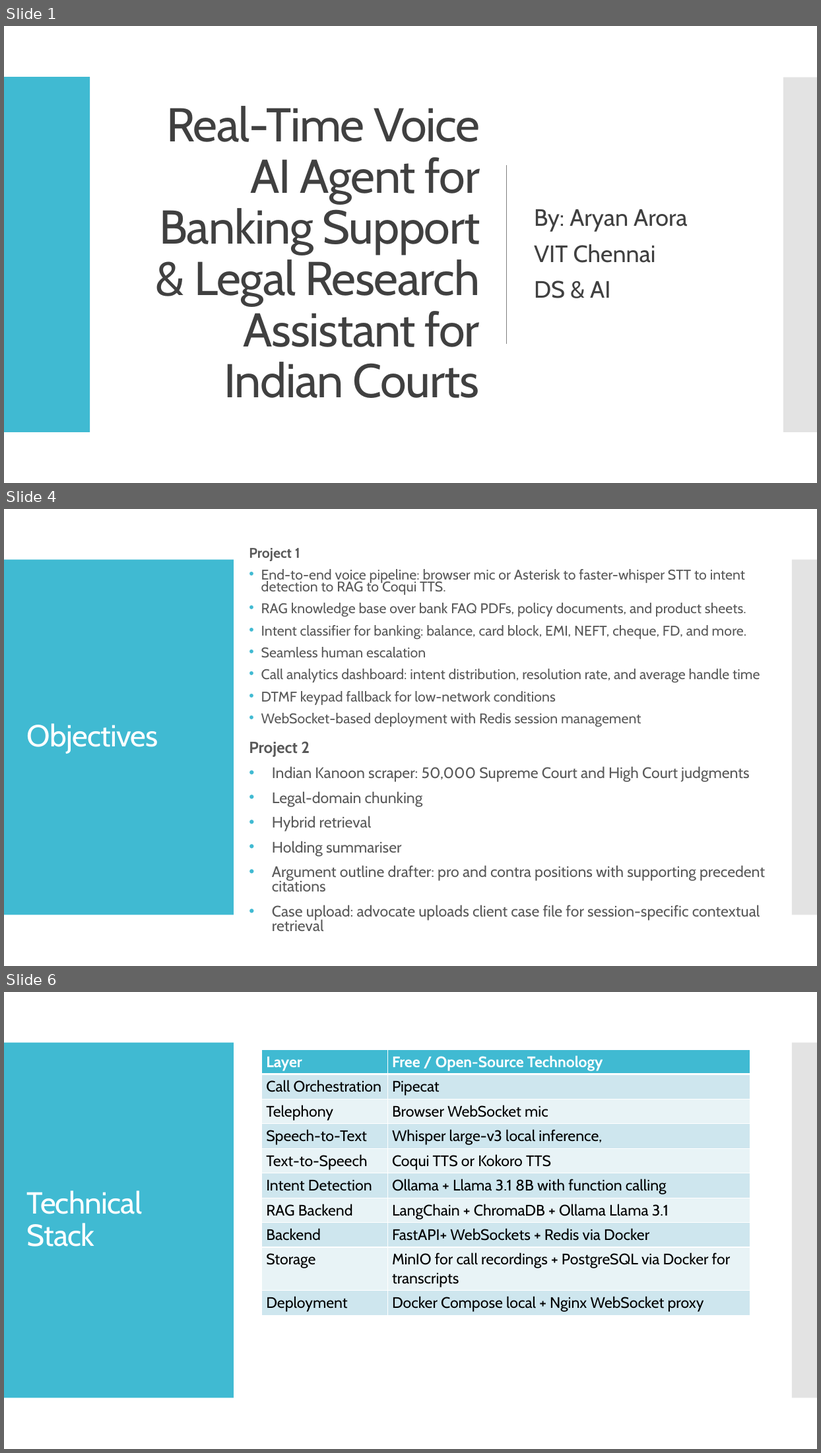
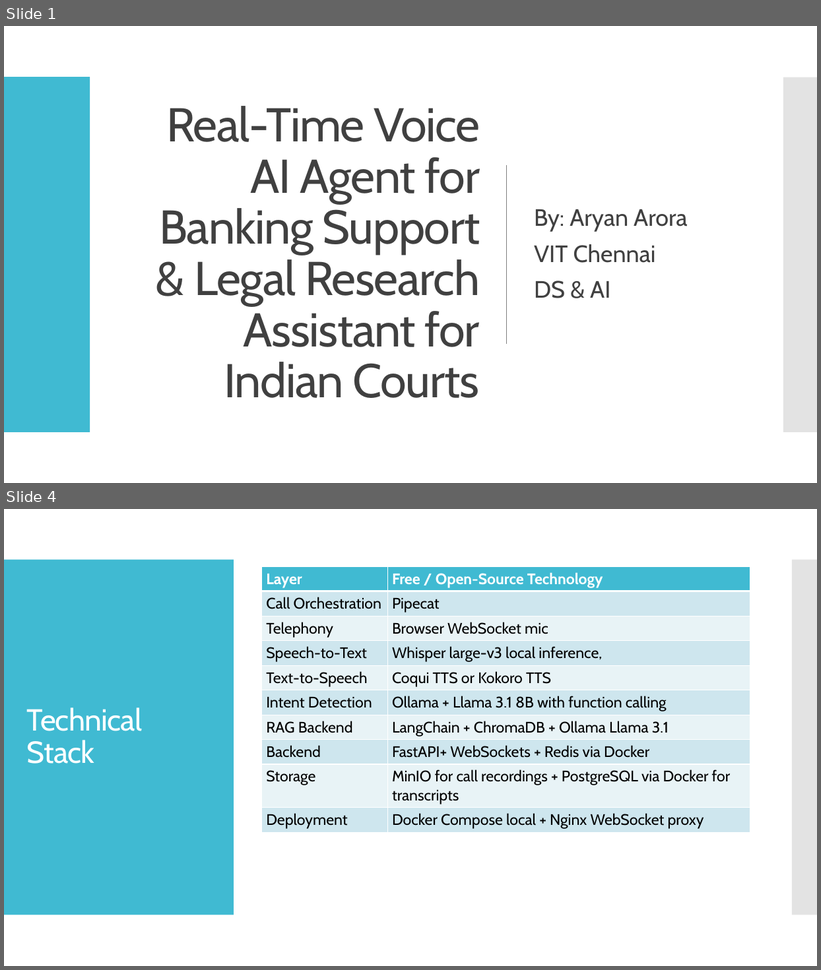
Before and after one commit to AryanArora13/Project-work, a slide deck: Zeroth review- Real-Time Voice AI Agent for Banking Support & Legal Research Assistant for Indian Courts.pptx. Shown one above the other, each under a label of ours: slides 1, 4 and 6 before the commit, slides 1 and 4 after it; the slides between them are not shown. The pictures are 821x1453 and 821x970 pixels, drawn with LibreOffice and Linux fonts; fonts in the diff are those of the drawing. Boxes give left, top, right and bottom in pixels: in the first picture for what was removed or moved away, otherwise in the second. Text is boxed around its words. In the diff, an @@ line names an element or a change of style, - is before the commit and + after.

```diff
--- a/Zeroth review- Real-Time Voice AI Agent for Banking Support & Legal Research Assistant for Indian Courts.pptx
+++ b/Zeroth review- Real-Time Voice AI Agent for Banking Support & Legal Research Assistant for Indian Courts.pptx
@@ slide 4 removed at [4, 509, 817, 966], background #FFFFFF; not listed: 2 template elements that a slide beside it also shows @@
@@ text removed at [249, 548, 760, 727] @@
-Project 1
-• End-to-end voice pipeline: browser mic or Asterisk to faster-whisper STT to intent detection to RAG to Coqui TTS.
-• RAG knowledge base over bank FAQ PDFs, policy documents, and product sheets.
-• Intent classifier for banking: balance, card block, EMI, NEFT, cheque, FD, and more.
-• Seamless human escalation
-• Call analytics dashboard: intent distribution, resolution rate, and average handle time
-• DTMF keypad fallback for low-network conditions
-• WebSocket-based deployment with Redis session management
@@ title removed at [27, 723, 158, 754] @@
-Objectives
@@ text removed at [249, 741, 765, 931] @@
-Project 2
-• Indian Kanoon scraper: 50,000 Supreme Court and High Court judgments
-• Legal-domain chunking
-• Hybrid retrieval
-• Holding summariser
-• Argument outline drafter: pro and contra positions with supporting precedent citations
-• Case upload: advocate uploads client case file for session-specific contextual retrieval
@@ what was slide 6 is now slide 4 @@
```
Also in this commit, not shown: 2 slides added, 3 other slides removed.
